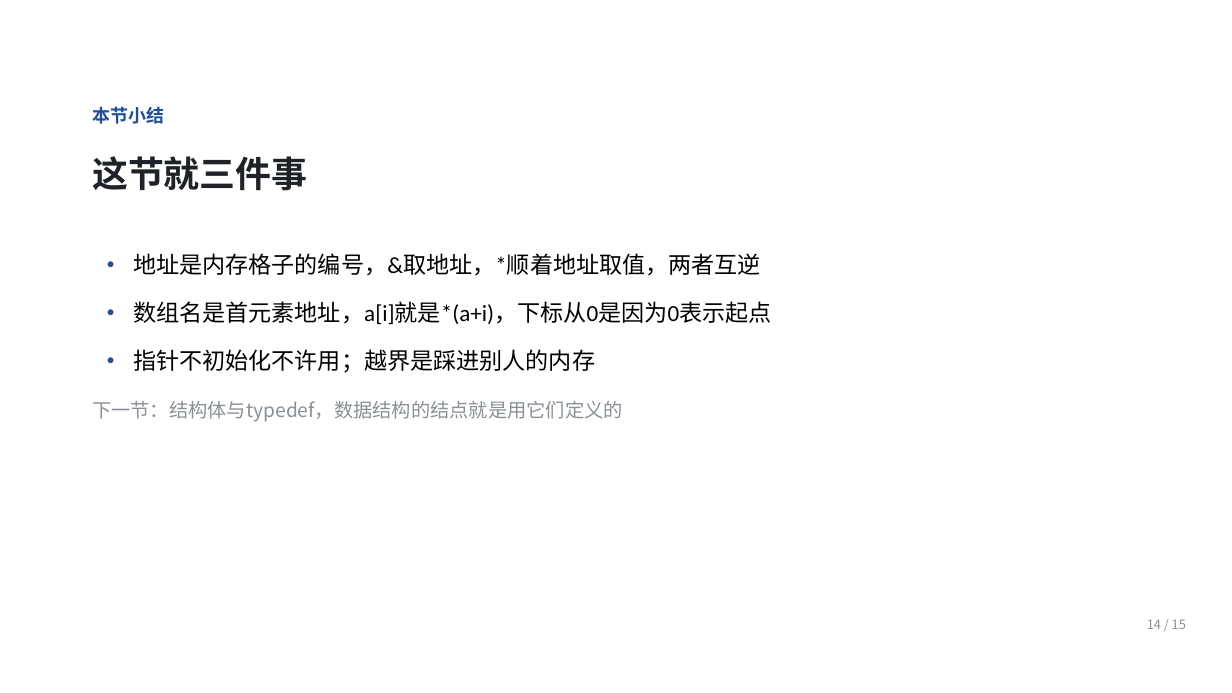
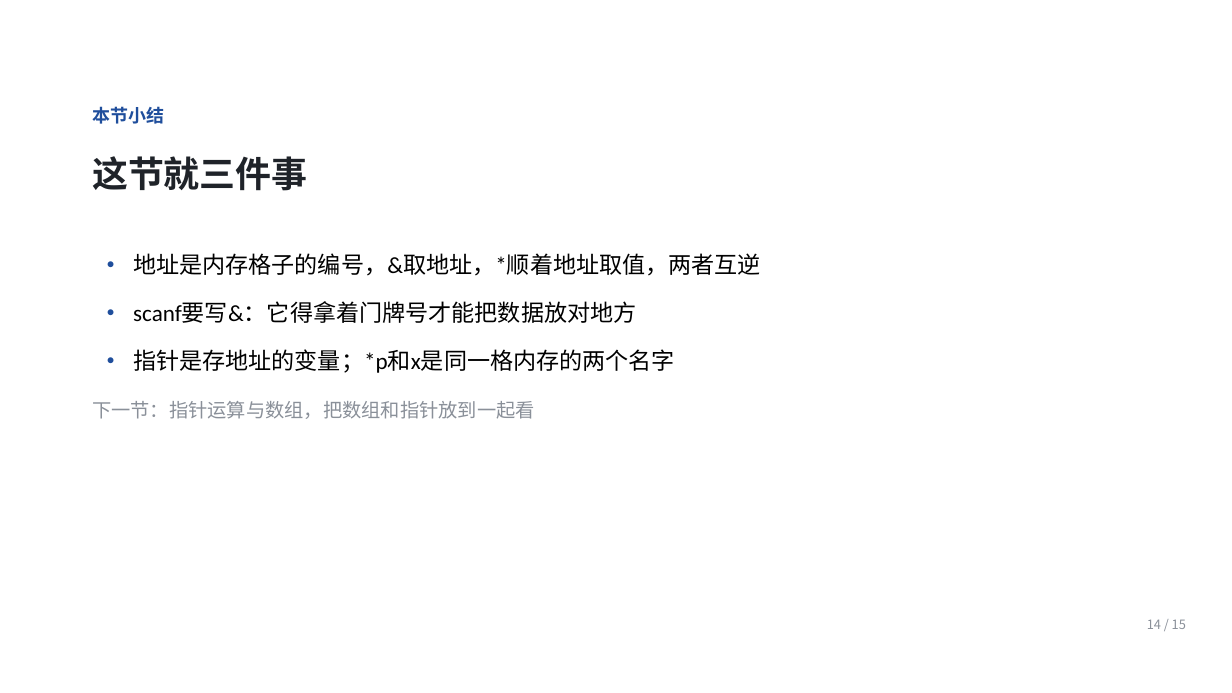
Before and after one commit to Ctrl1CandV/SpecialtyCourses, a slide deck: slide 14 of 课件/C1/C1-B-01/C1-B-01.pptx. Drawn at 1232x693 pixels with LibreOffice and Linux fonts; fonts in the diff are those of the drawing; background and template pictures are left out. Boxes give left, top, right and bottom in pixels: in the first picture for what was removed or moved away, otherwise in the second. Text is boxed around its words. In the diff, an @@ line names an element or a change of style, - is before the commit and + after.

```diff
--- a/课件/C1/C1-B-01/C1-B-01.pptx
+++ b/课件/C1/C1-B-01/C1-B-01.pptx
@@ text at [133, 301, 636, 323]: text changed @@
-• 数组名是首元素地址，a[i]就是*(a+i)，下标从0是因为0表示起点
+• scanf要写&：它得拿着门牌号才能把数据放对地方
@@ text at [133, 349, 675, 373]: text changed @@
-• 指针不初始化不许用；越界是踩进别人的内存
+• 指针是存地址的变量；*p和x是同一格内存的两个名字
@@ text at [92, 401, 535, 419]: text changed @@
-下一节：结构体与typedef，数据结构的结点就是用它们定义的
+下一节：指针运算与数组，把数组和指针放到一起看
```
Also in this commit, not shown: 9 other slides changed, 4 slides added, 4 slides removed, 29 other files.
